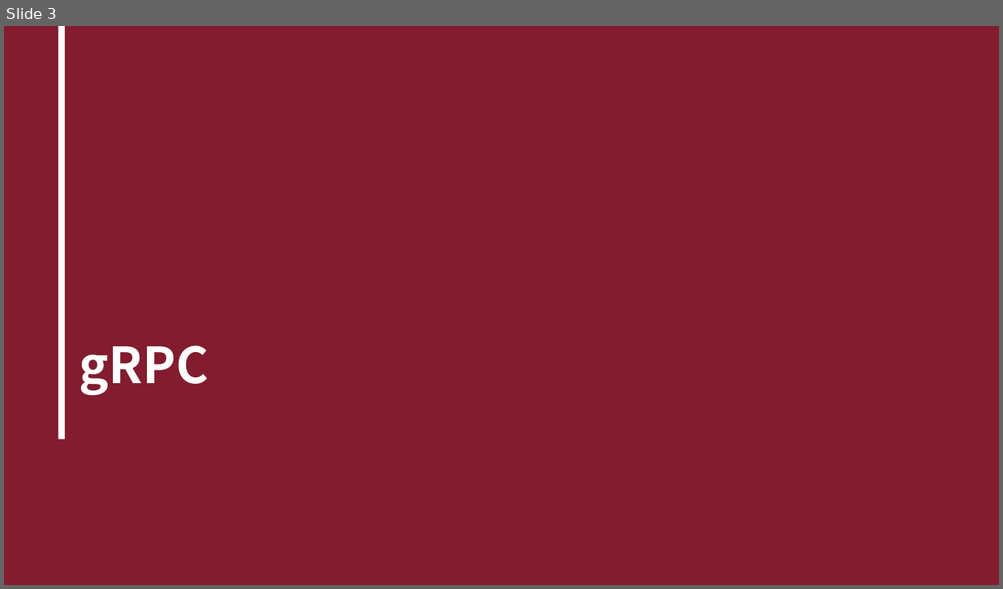
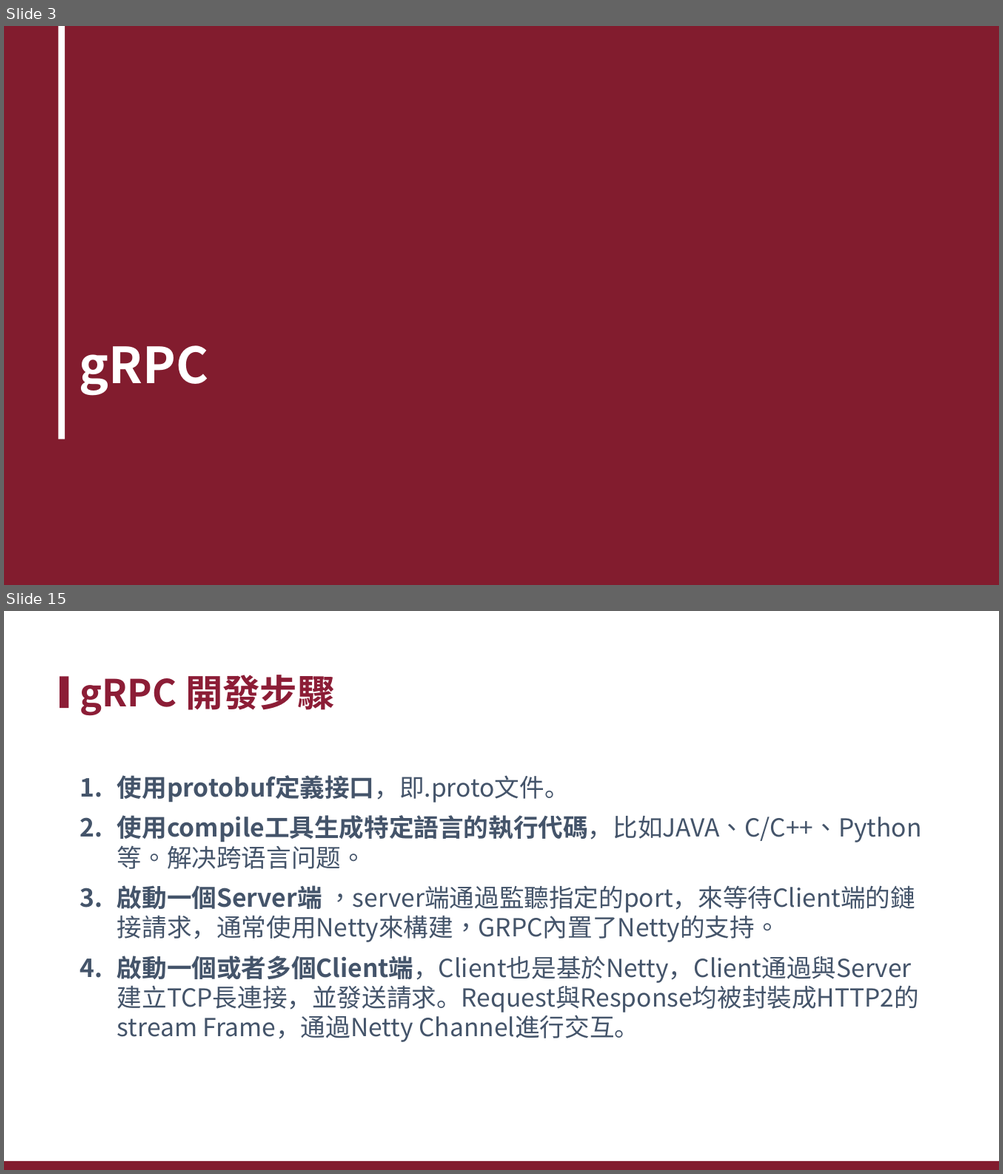
Before and after one commit to xiauchen/5__gRPC, a slide deck: 空白PPT.pptx. Shown one above the other, each under a label of ours: slide 3 before the commit, slides 3 and 15 after it; the slides between them are not shown. The pictures are 1003x589 and 1003x1174 pixels, drawn with LibreOffice and Linux fonts; fonts in the diff are those of the drawing; background and template pictures are left out. Boxes give left, top, right and bottom in pixels: in the first picture for what was removed or moved away, otherwise in the second. Text is boxed around its words. In the diff, an @@ line names an element or a change of style, - is before the commit and + after.

```diff
--- a/空白PPT.pptx
+++ b/空白PPT.pptx
@@ slide 15 added at [4,611,999,1170], background #FFFFFF @@
@@ rectangle added at [60,677,69,708], fill #8C1D36 @@
@@ title added at [79,675,335,716], 36 pt, text #8C1D36, bold @@
+gRPC 開發步驟
@@ text added at [117,775,922,1042], 24 pt, text #44546A @@
+1. 使用protobuf定義接口，即.proto文件。
+2. 使用compile工具生成特定語言的執行代碼，比如JAVA、C/C++、Python等。解决跨语言问题。
+3. 啟動一個Server端 ，server端通過監聽指定的port，來等待Client端的鏈接請求，通常使用Netty來構建，GRPC內置了Netty的支持。
+4. 啟動一個或者多個Client端，Client也是基於Netty，Client通過與Server建立TCP長連接，並發送請求。Request與Response均被封裝成HTTP2的stream Frame，通過Netty Channel進行交互。
@@ rectangle added at [4,1162,999,1170], fill #821C2E @@
```
Also in this commit, not shown: 5 slides changed, 28 other slides added, 6 slides removed, 30 other files.
